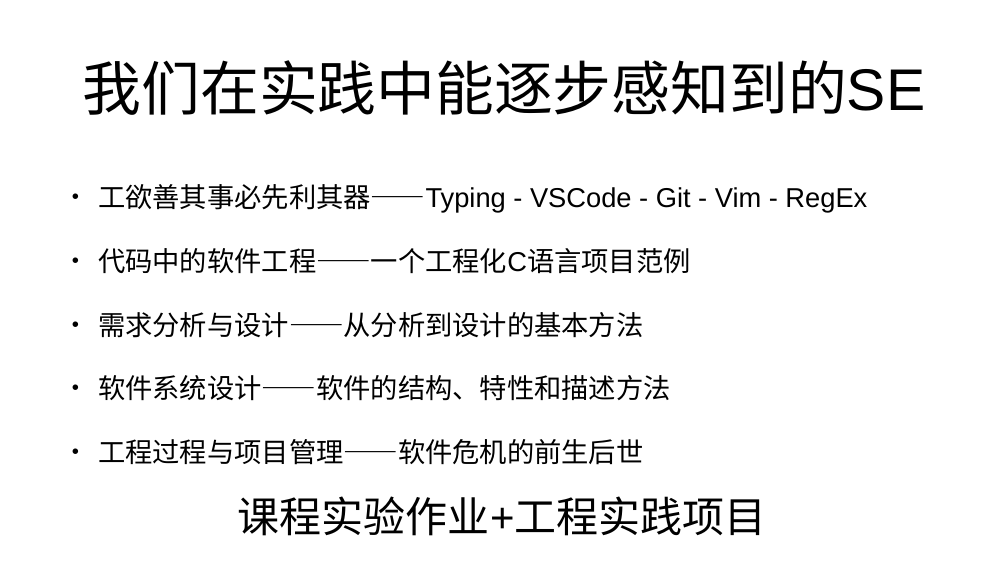
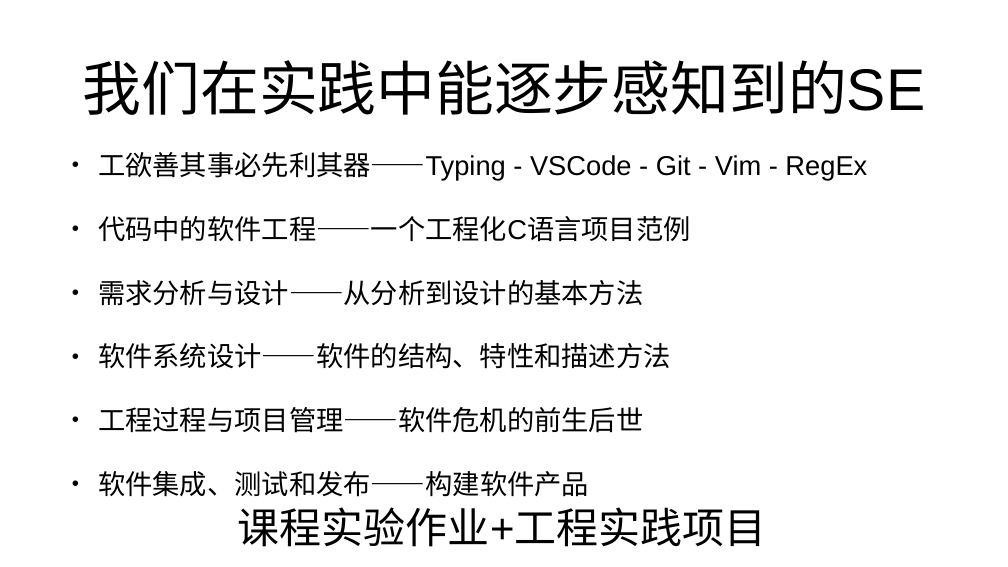
Before and after one commit to mengning/se, a slide deck: slide 15 of ppt/软件工程-码农的自我修养.pptx. Drawn at 1008x567 pixels with LibreOffice and Linux fonts; fonts in the diff are those of the drawing. Boxes give left, top, right and bottom in pixels: in the first picture for what was removed or moved away, otherwise in the second. Text is boxed around its words. In the diff, an @@ line names an element or a change of style, - is before the commit and + after.

```diff
--- a/ppt/软件工程-码农的自我修养.pptx
+++ b/ppt/软件工程-码农的自我修养.pptx
@@ text at [98, 471, 589, 497]: paragraph added @@
+• 软件集成、测试和发布——构建软件产品
@@ text "课程实验作业+工程实践项目": place and size @@
-text "课程实验作业+工程实践项目" at [238, 496, 767, 536]
+text "课程实验作业+工程实践项目" at [238, 507, 767, 547]
```
Also in this commit, not shown: 6 other slides changed, 1 other file.
